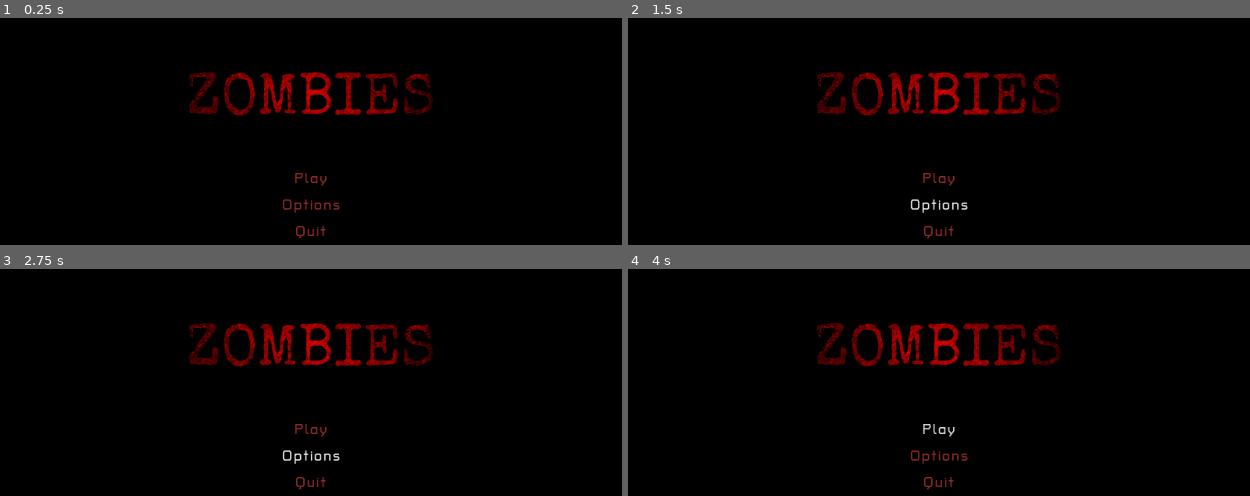
Above: before the commit, frames 1-4 (two rows, left to right).
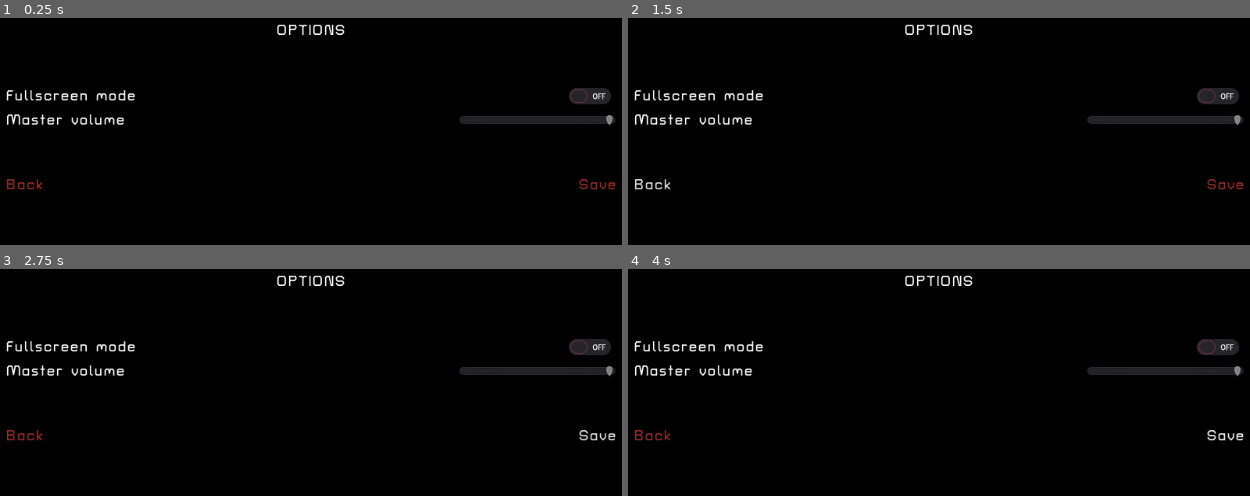
Above: after the commit, the same moments.

Repository: emilnymann/Zombies
Game: Godot game, scene res://scenes/Game.tscn
The game is run twice, just before and just after one commit, with the same random seed, the same clock (stepped at 60 frames per second) and the same inputs.
Inputs (mouse positions are in pixels of both pictures, inside the frame that each line leads up to):
- Up to frame 1 (0.25 s): no input
- Up to frame 2 (1.5 s): click (939, 206) at 0.5 s, where only the run before the commit has a clickable "Options"; click (652, 185) at 1.25 s, where only the run after the commit has a clickable "Back"
- Up to frame 3 (2.75 s): click (597, 436) at 2 s, where only the run after the commit has a clickable "Save"
- Up to frame 4 (4 s): click (939, 430) at 2.75 s, where only the run before the commit has a clickable "Play"; click (939, 430) at 3.5 s, where only the run before the commit has a clickable "Play"

The runs differ from the first frame. In frame 1, 6.1% of the frame differs, in the area x 0-100%, y 2-98%; in frame 2, 6.2%; in frame 3, 6.2%; in frame 4, 6.2%.

Commit message:
Added new options menu with fullscreen toggle and master volume slider

Diff:
--- /dev/null
+++ b/default_bus_layout.tres
@@ -0,0 +1,9 @@
+[gd_resource type="AudioBusLayout" format=2]
+
+[resource]
+bus/1/name = "Music"
+bus/1/solo = false
+bus/1/mute = false
+bus/1/bypass_fx = false
+bus/1/volume_db = 0.0
+bus/1/send = "Master"
--- a/entities/UI/MainMenu.tscn
+++ b/entities/UI/MainMenu.tscn
@@ -9,35 +9,37 @@
 layer = 2
 script = ExtResource( 1 )
 
-[node name="MenuControl" type="Control" parent="."]
+[node name="MainMenuControl" type="Control" parent="."]
+visible = false
 anchor_right = 1.0
 anchor_bottom = 1.0
 theme = ExtResource( 2 )
 
-[node name="MenuContainer" type="VBoxContainer" parent="MenuControl"]
+[node name="MenuContainer" type="VBoxContainer" parent="MainMenuControl"]
+editor/display_folded = true
 anchor_left = 0.5
-anchor_top = 0.5
+anchor_top = 0.6
 anchor_right = 0.5
-anchor_bottom = 0.5
+anchor_bottom = 0.6
 margin_left = -390.0
-margin_top = -114.0
+margin_top = -230.0
 margin_right = 390.0
-margin_bottom = 114.0
+margin_bottom = -2.0
 
-[node name="Logo" type="TextureRect" parent="MenuControl/MenuContainer"]
+[node name="Logo" type="TextureRect" parent="MainMenuControl/MenuContainer"]
 margin_right = 780.0
 margin_bottom = 72.0
 texture = ExtResource( 3 )
 stretch_mode = 4
 
-[node name="ColorRect" type="ColorRect" parent="MenuControl/MenuContainer"]
+[node name="Divider" type="ColorRect" parent="MainMenuControl/MenuContainer"]
 margin_top = 76.0
 margin_right = 780.0
 margin_bottom = 126.0
 rect_min_size = Vector2( 0, 50 )
 color = Color( 1, 1, 1, 0 )
 
-[node name="MenuButtonsContainer" type="VBoxContainer" parent="MenuControl/MenuContainer"]
+[node name="MenuButtonsContainer" type="VBoxContainer" parent="MainMenuControl/MenuContainer"]
 margin_left = 353.0
 margin_top = 130.0
 margin_right = 427.0
@@ -45,17 +47,121 @@
 size_flags_horizontal = 4
 size_flags_vertical = 0
 
-[node name="PlayButton" parent="MenuControl/MenuContainer/MenuButtonsContainer" instance=ExtResource( 4 )]
+[node name="PlayButton" parent="MainMenuControl/MenuContainer/MenuButtonsContainer" instance=ExtResource( 4 )]
 margin_right = 74.0
 
-[node name="OptionsButton" parent="MenuControl/MenuContainer/MenuButtonsContainer" instance=ExtResource( 4 )]
+[node name="OptionsButton" parent="MainMenuControl/MenuContainer/MenuButtonsContainer" instance=ExtResource( 4 )]
 margin_top = 34.0
 margin_right = 74.0
 margin_bottom = 64.0
 text = "Options"
 
-[node name="QuitButton" parent="MenuControl/MenuContainer/MenuButtonsContainer" instance=ExtResource( 4 )]
+[node name="QuitButton" parent="MainMenuControl/MenuContainer/MenuButtonsContainer" instance=ExtResource( 4 )]
 margin_top = 68.0
 margin_right = 74.0
 margin_bottom = 98.0
 text = "Quit"
+
+[node name="OptionsMenuControl" type="Control" parent="."]
+anchor_right = 1.0
+anchor_bottom = 1.0
+theme = ExtResource( 2 )
+
+[node name="MenuContainer" type="VBoxContainer" parent="OptionsMenuControl"]
+anchor_left = 0.5
+anchor_top = 0.6
+anchor_right = 0.5
+anchor_bottom = 0.6
+margin_left = -390.0
+margin_top = -230.0
+margin_right = 390.0
+margin_bottom = -2.0
+
+[node name="OptionsTitle" type="Label" parent="OptionsMenuControl/MenuContainer"]
+margin_right = 780.0
+margin_bottom = 21.0
+text = "OPTIONS"
+align = 1
+
+[node name="Divider" type="ColorRect" parent="OptionsMenuControl/MenuContainer"]
+margin_top = 25.0
+margin_right = 780.0
+margin_bottom = 75.0
+rect_min_size = Vector2( 0, 50 )
+color = Color( 1, 1, 1, 0 )
+
+[node name="OptionsContainer" type="VBoxContainer" parent="OptionsMenuControl/MenuContainer"]
+margin_top = 79.0
+margin_right = 780.0
+margin_bottom = 224.0
+size_flags_horizontal = 3
+size_flags_vertical = 0
+
+[node name="FullscreenContainer" type="HBoxContainer" parent="OptionsMenuControl/MenuContainer/OptionsContainer"]
+margin_right = 780.0
+margin_bottom = 32.0
+size_flags_vertical = 0
+
+[node name="FullscreenLabel" type="Label" parent="OptionsMenuControl/MenuContainer/OptionsContainer/FullscreenContainer"]
+margin_top = 5.0
+margin_right = 165.0
+margin_bottom = 26.0
+text = "Fullscreen mode"
+
+[node name="FullscreenCheckbox" type="CheckButton" parent="OptionsMenuControl/MenuContainer/OptionsContainer/FullscreenContainer"]
+margin_left = 716.0
+margin_right = 780.0
+margin_bottom = 32.0
+size_flags_horizontal = 10
+size_flags_vertical = 4
+
+[node name="MasterVolumeContainer" type="HBoxContainer" parent="OptionsMenuControl/MenuContainer/OptionsContainer"]
+margin_top = 36.0
+margin_right = 780.0
+margin_bottom = 57.0
+size_flags_vertical = 0
+
+[node name="MasterVolumeContainer" type="Label" parent="OptionsMenuControl/MenuContainer/OptionsContainer/MasterVolumeContainer"]
+margin_right = 151.0
+margin_bottom = 21.0
+text = "Master volume"
+
+[node name="MasterVolumeSliderContainer" type="VBoxContainer" parent="OptionsMenuControl/MenuContainer/OptionsContainer/MasterVolumeContainer"]
+margin_left = 580.0
+margin_top = 2.0
+margin_right = 780.0
+margin_bottom = 18.0
+rect_min_size = Vector2( 200, 0 )
+size_flags_horizontal = 10
+size_flags_vertical = 4
+
+[node name="MasterVolumeSlider" type="HSlider" parent="OptionsMenuControl/MenuContainer/OptionsContainer/MasterVolumeContainer/MasterVolumeSliderContainer"]
+margin_right = 200.0
+margin_bottom = 16.0
+min_value = -100.0
+max_value = 0.0
+ticks_on_borders = false
+
+[node name="Divider2" type="ColorRect" parent="OptionsMenuControl/MenuContainer/OptionsContainer"]
+margin_top = 61.0
+margin_right = 780.0
+margin_bottom = 111.0
+rect_min_size = Vector2( 0, 50 )
+color = Color( 1, 1, 1, 0 )
+
+[node name="OptionsControlsContainer" type="HBoxContainer" parent="OptionsMenuControl/MenuContainer/OptionsContainer"]
+margin_top = 115.0
+margin_right = 780.0
+margin_bottom = 145.0
+size_flags_vertical = 0
+
+[node name="BackButton" parent="OptionsMenuControl/MenuContainer/OptionsContainer/OptionsControlsContainer" instance=ExtResource( 4 )]
+margin_right = 46.0
+text = "Back"
+
+[node name="SaveButton" parent="OptionsMenuControl/MenuContainer/OptionsContainer/OptionsControlsContainer" instance=ExtResource( 4 )]
+margin_left = 733.0
+margin_right = 780.0
+size_flags_horizontal = 10
+text = "Save"
+[connection signal="pressed" from="OptionsMenuControl/MenuContainer/OptionsContainer/OptionsControlsContainer/SaveButton" to="." method="_on_Options_SaveButton_pressed"]
--- a/scenes/Game.tscn
+++ b/scenes/Game.tscn
@@ -17,3 +17,4 @@
 stream = ExtResource( 3 )
 volume_db = -17.0
 autoplay = true
+bus = "Music"
--- a/scripts/ui/MainMenu.gd
+++ b/scripts/ui/MainMenu.gd
@@ -1 +1,29 @@
 extends CanvasLayer
+
+onready var fullscreen_toggle = $OptionsMenuControl/MenuContainer/OptionsContainer/FullscreenContainer/FullscreenCheckbox
+onready var master_volume_slider = $OptionsMenuControl/MenuContainer/OptionsContainer/MasterVolumeContainer/MasterVolumeSliderContainer/MasterVolumeSlider
+
+export var volume_range_min_db = -20
+var fullscreen : bool
+var master_volume : float
+
+func _ready():
+	var master_volume_db = AudioServer.get_bus_volume_db(AudioServer.get_bus_index("Master"))
+
+	fullscreen = OS.window_fullscreen
+	master_volume = ( master_volume_db / volume_range_min_db ) * -100
+	print(master_volume)
+
+	fullscreen_toggle.pressed = fullscreen
+	master_volume_slider.value = master_volume
+
+
+
+func _on_Options_SaveButton_pressed():
+	var master_volume_percent = abs(master_volume_slider.value)
+
+	fullscreen = fullscreen_toggle.pressed
+	master_volume = (master_volume_percent / 100) * volume_range_min_db
+
+	OS.window_fullscreen = fullscreen
+	AudioServer.set_bus_volume_db(AudioServer.get_bus_index("Master"), master_volume)
